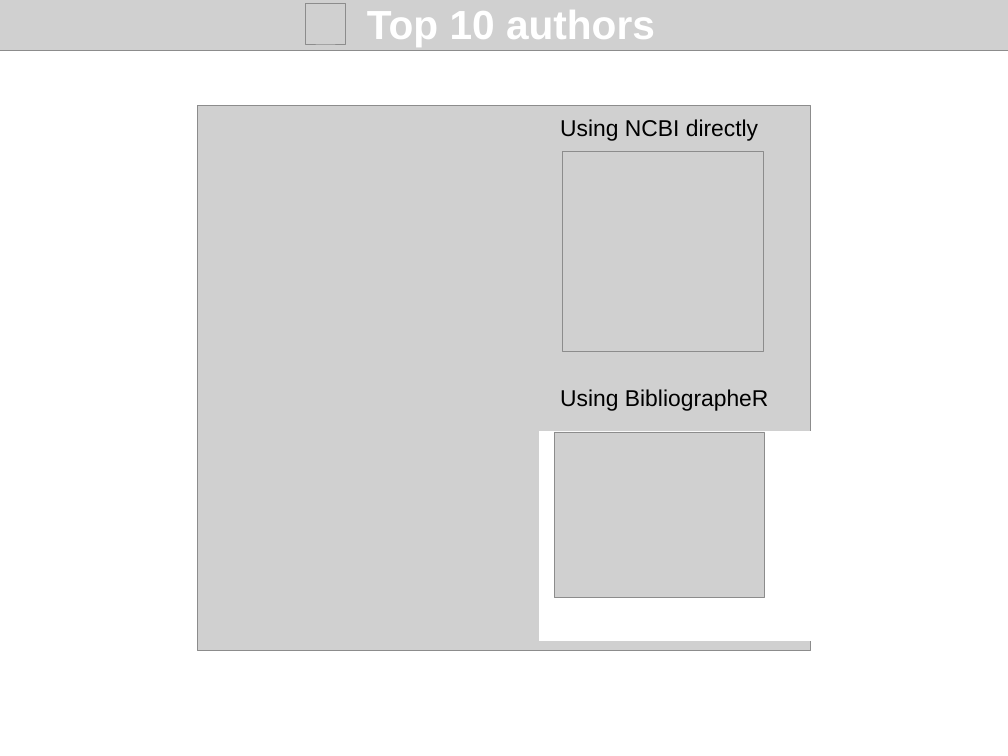
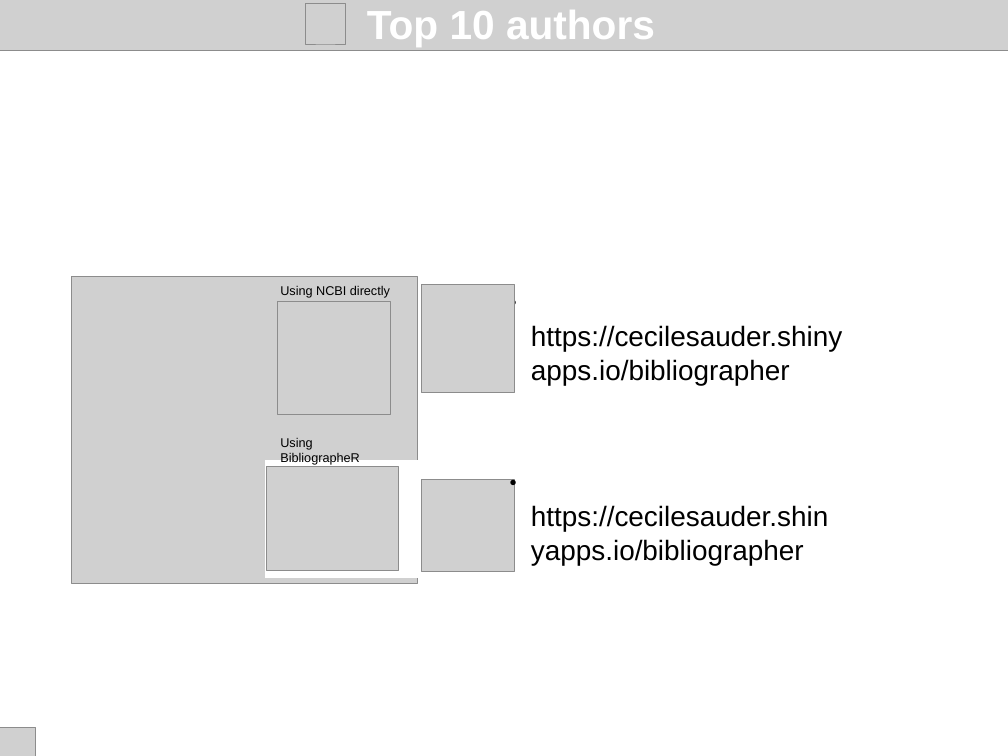
Before and after one commit to propan2one/BibliographeR, a slide deck: slide 17 of slidesUser2019.odp (slide 14 before the commit). Drawn at 1008x756 pixels with LibreOffice and Linux fonts; fonts in the diff are those of the drawing; grey boxes stand for pictures. Boxes give left, top, right and bottom in pixels: in the first picture for what was removed or moved away, otherwise in the second. Text is boxed around its words. In the diff, an @@ line names an element or a change of style, - is before the commit and + after.

```diff
--- a/slidesUser2019.odp
+++ b/slidesUser2019.odp
@@ picture: place and size @@
-picture at (563, 151, 764, 352)
+picture at (72, 276, 418, 584)
@@ text "Using NCBI directly": place and size @@
-text "Using NCBI directly" at (560, 119, 758, 141)
+text "Using NCBI directly" at (280, 285, 390, 298)
@@ text "Using NCBI directly" at (280, 285, 390, 298): size 18 to 10 pt @@
@@ picture: place and size @@
-picture at (198, 105, 811, 650)
+picture at (422, 284, 515, 392)
@@ picture added at (278, 302, 391, 415) @@
@@ text added at (531, 325, 842, 385), 22 pt, text #000000 @@
+● https://cecilesauder.shinyapps.io/bibliographer
@@ text "Using BibliographeR" at (280, 438, 360, 465): size 18 to 10 pt @@
@@ text "Using BibliographeR": place and size @@
-text "Using BibliographeR" at (560, 389, 769, 411)
+text "Using BibliographeR" at (280, 438, 360, 465)
@@ rectangle removed at (541, 432, 811, 640) @@
@@ rectangle added at (265, 460, 418, 578), fill #FFFFFF, outline #FFFFFF 0 pt @@
@@ picture added at (266, 466, 398, 571) @@
@@ picture: place and size @@
-picture at (554, 432, 765, 597)
+picture at (422, 479, 514, 572)
@@ text added at (531, 505, 828, 565), 22 pt, text #000000 @@
+● https://cecilesauder.shinyapps.io/bibliographer
@@ picture added at (0, 727, 36, 756) @@
```
Also in this commit, not shown: 2 other slides changed, 3 slides added.
